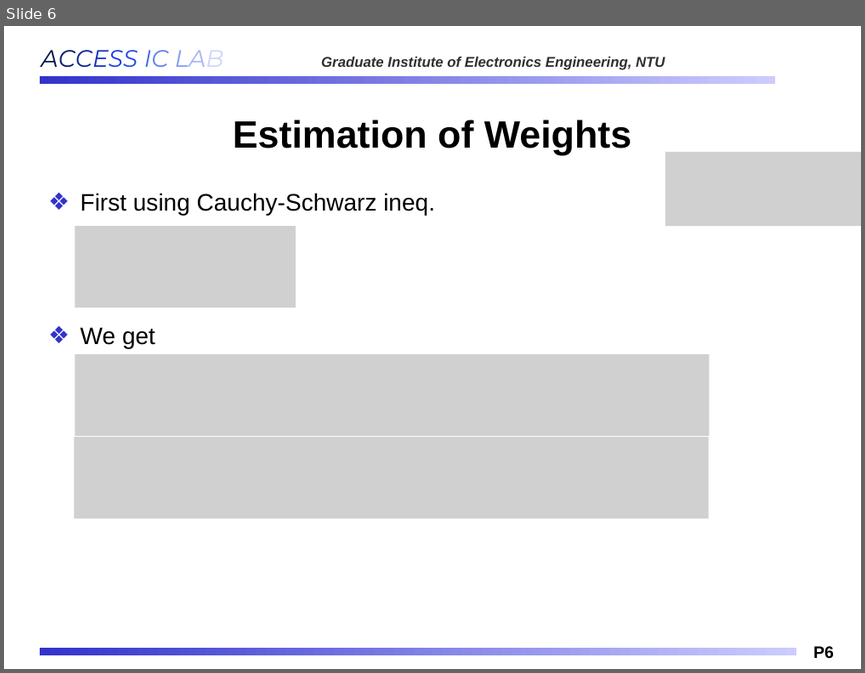
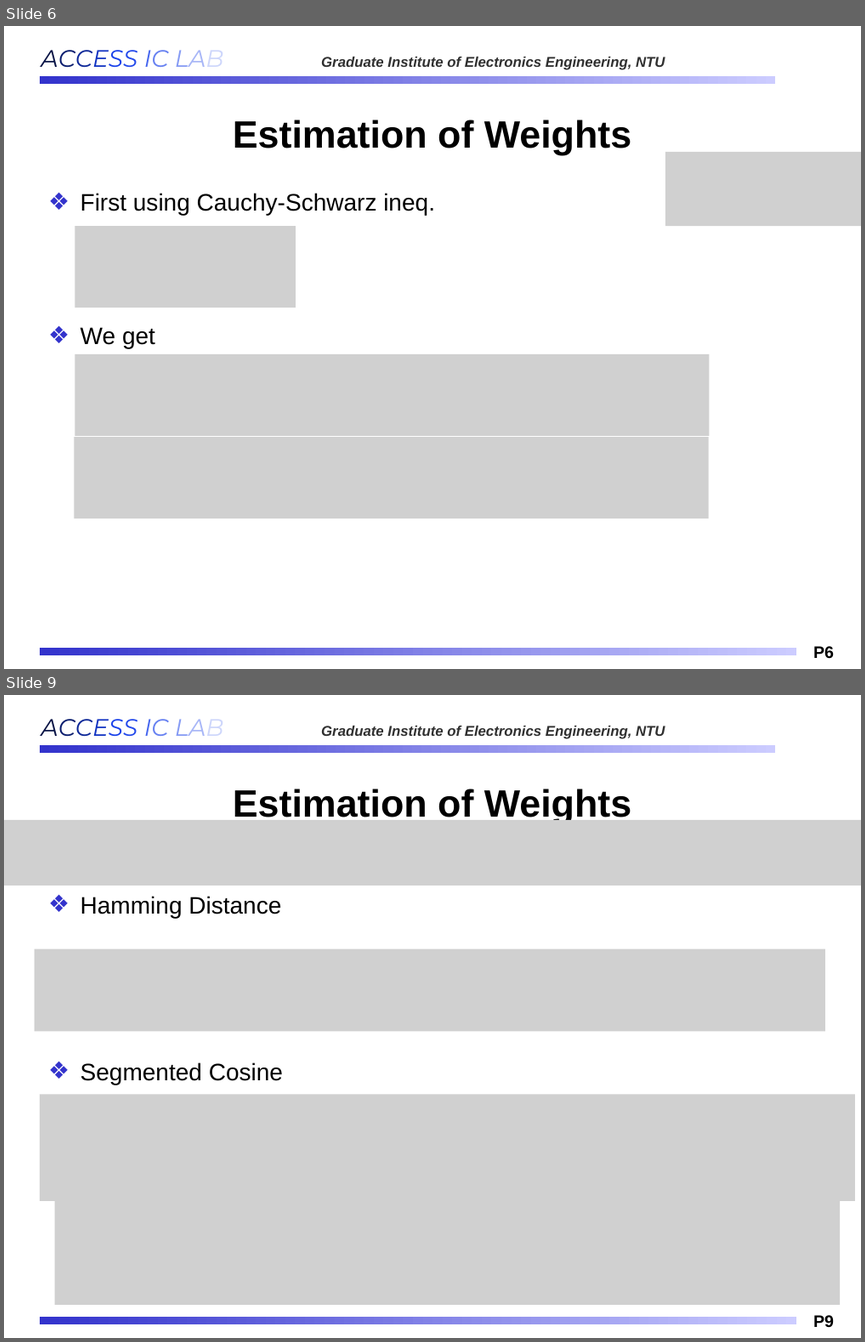
Before and after one commit to Oniontow/AndyWu_Project, a slide deck: ppt_mxic/MXIC_20260223.pptx. Shown one above the other, each under a label of ours: slide 6 before the commit, slides 6 and 9 after it; the slides between them are not shown. The pictures are 865x673 and 865x1342 pixels, drawn with LibreOffice and Linux fonts; fonts in the diff are those of the drawing; grey boxes stand for pictures; background and template pictures are left out. Boxes give left, top, right and bottom in pixels: in the first picture for what was removed or moved away, otherwise in the second. Text is boxed around its words. In the diff, an @@ line names an element or a change of style, - is before the commit and + after.

```diff
--- a/ppt_mxic/MXIC_20260223.pptx
+++ b/ppt_mxic/MXIC_20260223.pptx
@@ slide 9 added at (4, 695, 861, 1338), background #FFFFFF; not listed: 4 template elements that a slide beside it also shows @@
@@ title added at (233, 789, 631, 824), 32 pt, text #000000, bold @@
+Estimation of Weights
@@ picture added at (4, 820, 861, 885) @@
@@ text added at (80, 896, 283, 1084), 20 pt, text #000000 @@
+❖ Hamming Distance
+❖ Segmented Cosine
@@ picture added at (34, 948, 825, 1031) @@
@@ picture added at (40, 1095, 855, 1202) @@
@@ picture added at (54, 1198, 840, 1304) @@
```
Also in this commit, not shown: 3 slides changed, 2 other slides added.
